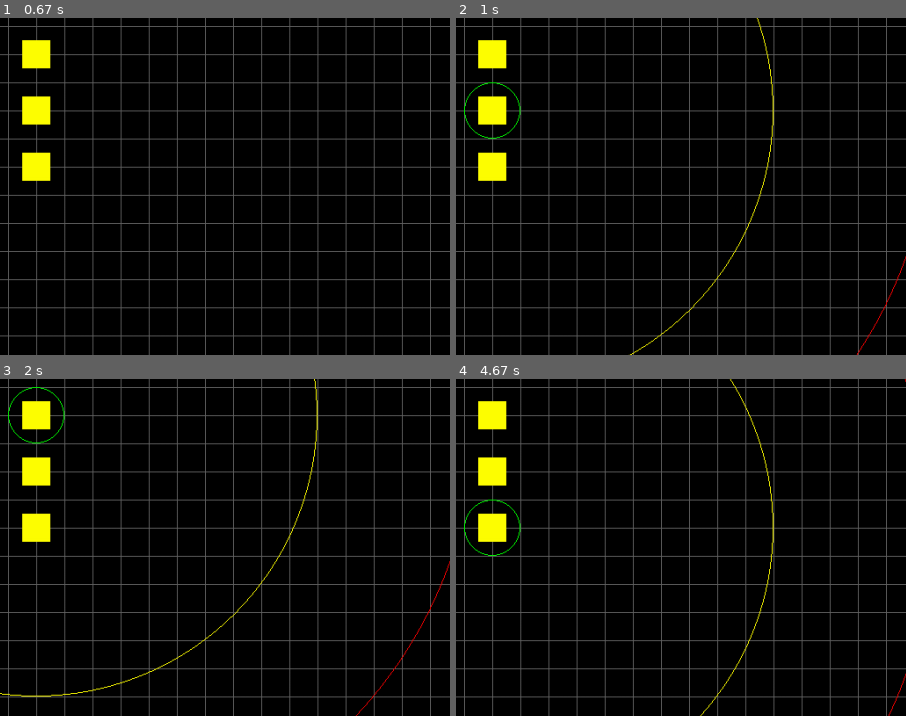
Above: before the commit, frames 1-4 (two rows, left to right).
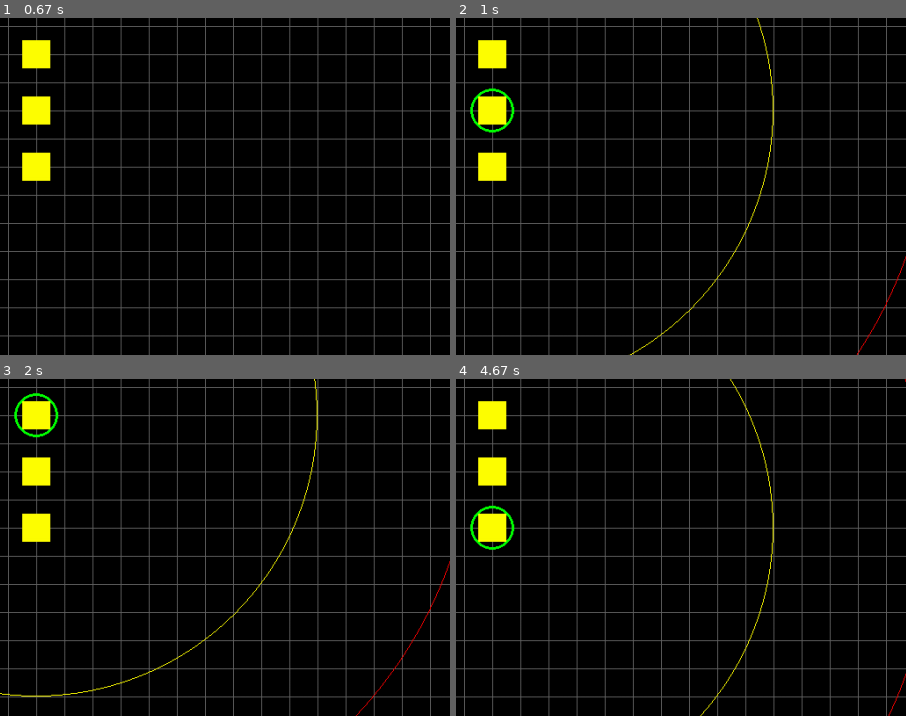
Above: after the commit, the same moments.

Repository: MarcSlakey/40k
Game: pygame game, started from pygame/main.py
The game is run twice, just before and just after one commit, with the same random seed, the same clock (stepped at 60 frames per second) and the same inputs.
Inputs (mouse positions are % of the whole screen's width and height, from its top left):
- Up to frame 1 (0.67 s): tap Space at 0.33 s
- Up to frame 2 (1 s): click (31, 50) at 0.72 s
- Up to frame 3 (2 s): tap Space at 1 s; press the mouse at (31, 58) at 1.37 s; move the mouse to (51, 45) at 1.47 s; release the mouse at (71, 32) at 1.6 s; click (31, 42) at 1.72 s
- Up to frame 4 (4.67 s): press the mouse at (31, 58) at 2.03 s; move the mouse to (23, 41) at 2.13 s; release the mouse at (15, 23) at 2.27 s; click (31, 42) at 2.88 s; press the mouse at (31, 58) at 3.2 s; move the mouse to (26, 53) at 3.3 s; release the mouse at (22, 48) at 3.43 s; click (31, 58) at 4.55 s
The pictures show only the part of the screen within x 27-77%, y 36-86%; the shares and areas given below are measured in that part.

Frame 1 is identical in both runs. In frame 2, 0.5% of the frame differs, in the area x 1-15%, y 18-36%; in frame 3, 0.5%; in frame 4, 0.5%.

Commit message:
Updated comments, restructured keyboard event handling

Diff:
--- a/pygame/main.py
+++ b/pygame/main.py
@@ -18,19 +18,19 @@
 class Game:
 	#Initialize program, game window, etc.
 	def __init__(self):
-		pygame.init()				#Always needed
-		pygame.mixer.init()			#Always needed if you want any sound
+		pygame.init()
+		pygame.mixer.init()
 		self.screen = pygame.display.set_mode((WIDTH, HEIGHT))
 		pygame.display.set_caption(TITLE)
-		self.clock = pygame.time.Clock()		#Creates a new Clock object that can be used to track an amount of time.
-		self.running = True						#		Provides several functions to help control a game's framerate.
+		self.clock = pygame.time.Clock()
+		self.running = True
 
 	#Initialize a new game
 	def new(self):
-		self.all_sprites = pygame.sprite.Group() 	#All-inclusive group of sprites, simplifies updating and drawing
+		self.all_sprites = pygame.sprite.Group()
 		self.model_sprites = pygame.sprite.Group()
 
-		self.model1 = Model(self, 10, 10, YELLOW)			#Spawns a single model sprite at given tile coordinates
+		self.model1 = Model(self, 10, 10, YELLOW)	#Spawns a single model sprite at given tile coordinates
 		self.model2 = Model(self, 10, 12, YELLOW)
 		self.model3 = Model(self, 10, 14, YELLOW)
 		self.model1.add(self.model_sprites)
@@ -46,26 +46,26 @@
 	def run(self):
 		self.playing = True
 		while self.playing:
-			self.clock.tick(FPS)	#Update the clock. Should be called once per "frame" (game loop?)
-			self.events()				#Meat of the program
+			self.clock.tick(FPS)
+			self.events()
 			self.update()
 			self.draw()
 
 	#Sets sprites back to their starting positions when the spacebar is pressed
 	def reset_moves(self):
-		keys = pygame.key.get_pressed()
-		if self.selected_model != None and keys[pygame.K_SPACE]:
-			if self.selected_model.x != self.selected_model.original_pos[0] and self.selected_model.y != self.selected_model.original_pos[1]:
-				self.selected_model.x = self.selected_model.original_pos[0]
-				self.selected_model.y = self.selected_model.original_pos[1]
-				self.selected_model.max_move = self.selected_model.original_max_move
-				print("\nSprite at ({},{}) reset to original_pos = ({},{})".format(self.selected_model.x, self.selected_model.y,
-																				self.selected_model.original_pos[0], self .selected_model.original_pos[1]))
-				print("\nMax move reset to {}".format(self.selected_model.original_max_move))
+		if self.selected_model.x != self.selected_model.original_pos[0] and self.selected_model.y != self.selected_model.original_pos[1]:
+			print("\nSprite at ({},{}) reseting to original_pos = ({},{})".format(self.selected_model.x, self.selected_model.y,
+																			self.selected_model.original_pos[0], self .selected_model.original_pos[1]))
+			print("Max_move before reset: {}".format(self.selected_model.max_move))
+			self.selected_model.x = self.selected_model.original_pos[0]
+			self.selected_model.y = self.selected_model.original_pos[1]
+			self.selected_model.max_move = self.selected_model.original_max_move
+			print("Max_move after reset: {}.".format(self.selected_model.max_move))
+			print("Sprite location after reset: ({},{})".format(self.selected_model.x, self.selected_model.y))
 
 	#Game Loop - Event Handling
 	def events(self):
-		for event in pygame.event.get():	#event.get() returns a list of all events currently in the queue and also removes all these events from the queue
+		for event in pygame.event.get():
 			if event.type == pygame.QUIT:
 				if self.playing:
 					self.playing = False
@@ -73,7 +73,9 @@
 
 			#Keyboard event handling
 			elif event.type == pygame.KEYDOWN:
-				self.reset_moves()
+				keys = pygame.key.get_pressed()
+				if self.selected_model != None and keys[pygame.K_SPACE]:
+					self.reset_moves()
 
 			#Mouse event handling
 			elif event.type == pygame.MOUSEBUTTONUP:
@@ -121,7 +123,7 @@
 	def draw_radii(self):
 		pygame.draw.circle(self.screen, YELLOW, (self.selected_model.x, self.selected_model.y), self.selected_model.max_move, 1)		#Draw surface, color, location, radius, width
 		pygame.draw.circle(self.screen, RED, (self.selected_model.x, self.selected_model.y), self.selected_model.weapon_range, 1)
-		pygame.draw.circle(self.screen, GREEN, (self.selected_model.x, self.selected_model.y), 32, 1)
+		pygame.draw.circle(self.screen, GREEN, (self.selected_model.x, self.selected_model.y), 25, 3)
 
 	#Game Loop - Draw
 	def draw(self):
@@ -129,8 +131,8 @@
 		self.draw_grid()
 		if self.selected_model != None:
 			self.draw_radii()
-		self.all_sprites.draw(self.screen)		#Draw every sprite in the group all_sprites
-		pygame.display.flip()	#*AFTER* drawing everything, flip the display
+		self.all_sprites.draw(self.screen)
+		pygame.display.flip()
 
 	def show_start_screen(self):
 		pass
